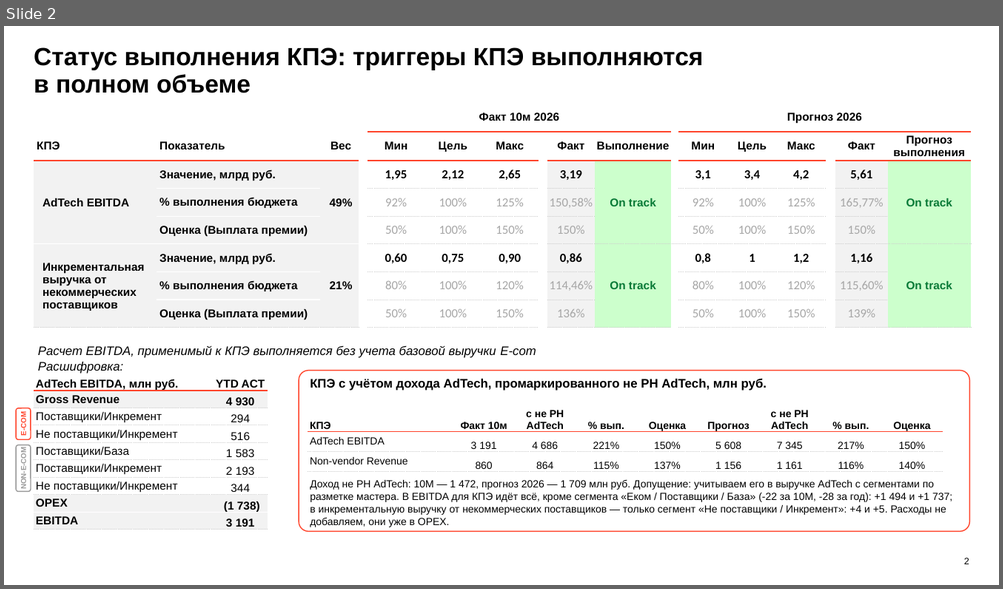
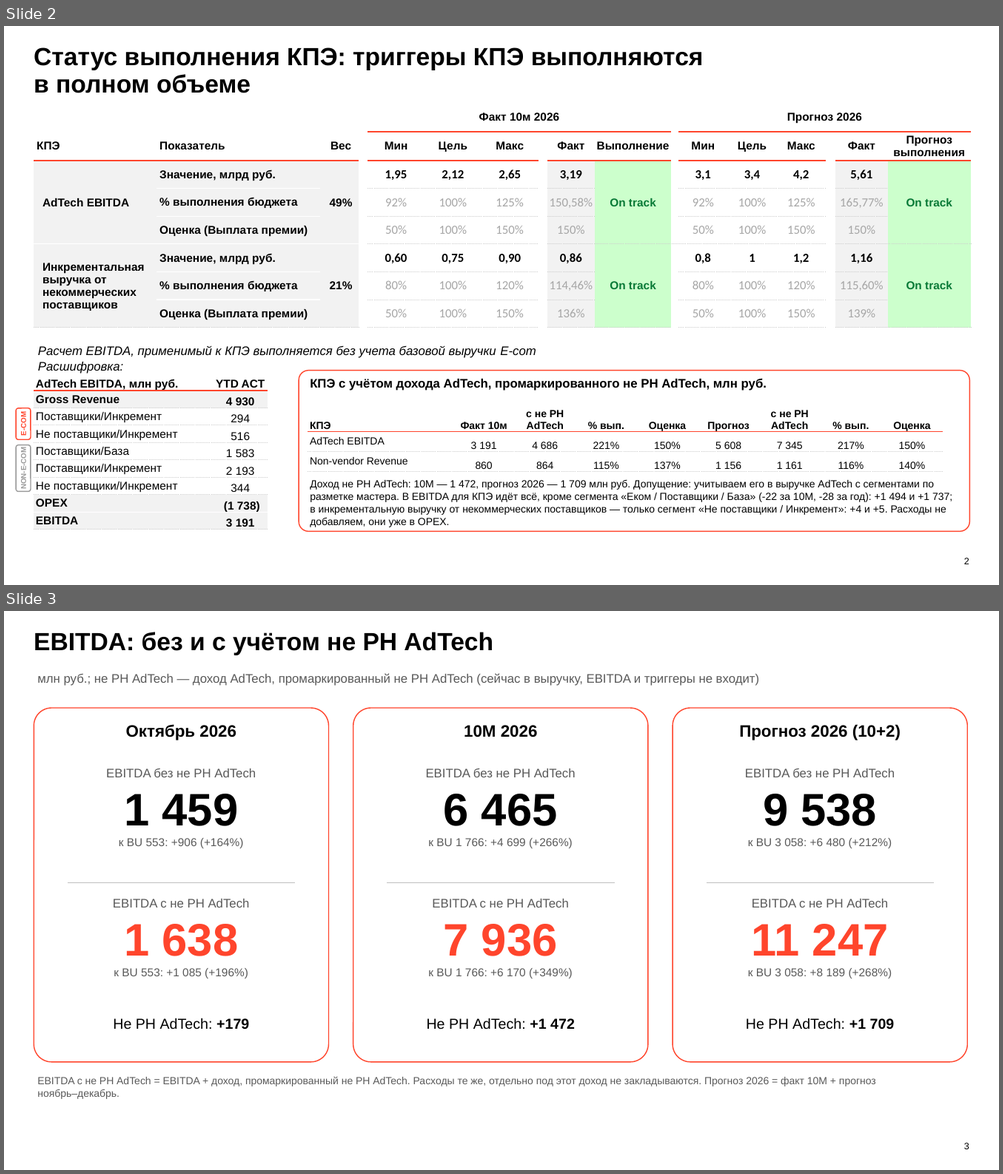
Before and after one commit to DenisMagnit/1, a slide deck: AdTech_MBR_Oct_2026.pptx. Shown one above the other, each under a label of ours: slide 2 before the commit, slides 2 and 3 after it. The pictures are 1003x589 and 1003x1174 pixels, drawn with LibreOffice and Linux fonts; fonts in the diff are those of the drawing; background and template pictures are left out. Boxes give left, top, right and bottom in pixels: in the first picture for what was removed or moved away, otherwise in the second. Text is boxed around its words. In the diff, an @@ line names an element or a change of style, - is before the commit and + after.

```diff
--- a/AdTech_MBR_Oct_2026.pptx
+++ b/AdTech_MBR_Oct_2026.pptx
@@ slide 3 added at box(4, 611, 999, 1170), background #FFFFFF @@
@@ text added at box(34, 632, 493, 655), 24 pt, text #000000, bold @@
+EBITDA: без и с учётом не РН AdTech
@@ text added at box(37, 673, 760, 686), 12 pt, text #595959 @@
+млн руб.; не РН AdTech — доход AdTech, промаркированный не РН AdTech (сейчас в выручку, EBITDA и триггеры не входит)
@@ rounded rectangle added at box(34, 708, 329, 1062), outline #FF452C 1 pt @@
@@ rounded rectangle added at box(353, 708, 648, 1062), outline #FF452C 1 pt @@
@@ rounded rectangle added at box(672, 708, 967, 1062), outline #FF452C 1 pt @@
@@ text added at box(126, 724, 236, 741), 16 pt, text #000000, bold @@
+Октябрь 2026
@@ text added at box(464, 725, 538, 738), 16 pt, text #000000, bold @@
+10М 2026
@@ text added at box(739, 724, 900, 741), 16 pt, text #000000, bold @@
+Прогноз 2026 (10+2)
@@ text added at box(106, 769, 256, 849), 12 pt, text #595959 @@
+EBITDA без не РН AdTech
+1 459
+к BU 553: +906 (+164%)
@@ text added at box(426, 769, 575, 849), 11 pt, text #595959 @@
+EBITDA без не РН AdTech
+6 465
+к BU 1 766: +4 699 (+266%)
@@ text added at box(745, 769, 894, 849), 11 pt, text #595959 @@
+EBITDA без не РН AdTech
+9 538
+к BU 3 058: +6 480 (+212%)
@@ line added from (68, 883) to (295, 883), #BFBFBF 0.75 pt @@
@@ text added at box(113, 899, 250, 979), 11 pt, text #595959 @@
+EBITDA с не РН AdTech
+1 638
+к BU 553: +1 085 (+196%)
@@ line added from (387, 883) to (614, 883), #BFBFBF 0.75 pt @@
@@ text added at box(428, 899, 572, 979), 11 pt, text #595959 @@
+EBITDA с не РН AdTech
+7 936
+к BU 1 766: +6 170 (+349%)
@@ line added from (706, 883) to (933, 883), #BFBFBF 0.75 pt @@
@@ text added at box(748, 899, 892, 979), 11 pt, text #595959 @@
+EBITDA с не РН AdTech
+11 247
+к BU 3 058: +8 189 (+268%)
@@ text added at box(113, 1018, 249, 1030), 14 pt, text #000000 @@
+Не РН AdTech: +179
@@ text added at box(427, 1018, 575, 1030), 14 pt, text #000000 @@
+Не РН AdTech: +1 472
@@ text added at box(745, 1018, 894, 1030), 14 pt, text #000000 @@
+Не РН AdTech: +1 709
@@ text added at box(37, 1076, 876, 1099), 10 pt, text #595959 @@
+EBITDA с не РН AdTech = EBITDA + доход, промаркированный не РН AdTech. Расходы те же, отдельно под этот доход не закладываются. Прогноз 2026 = факт 10М + прогноз ноябрь–декабрь.
@@ page number added at box(964, 1143, 969, 1150), 9 pt, text #000000 @@
+3
```
Also in this commit, not shown: 1 other file.
